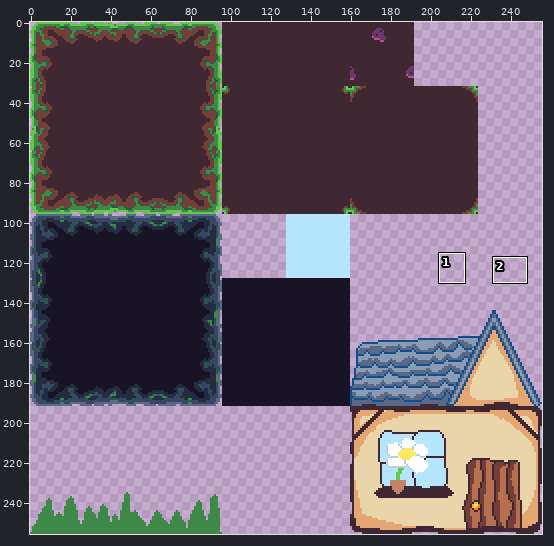
Pixel-art file -- assets/enerjim/tileset.aseprite. Above, an overview of the earlier version with the close-up marked.
Close-up. Old version:
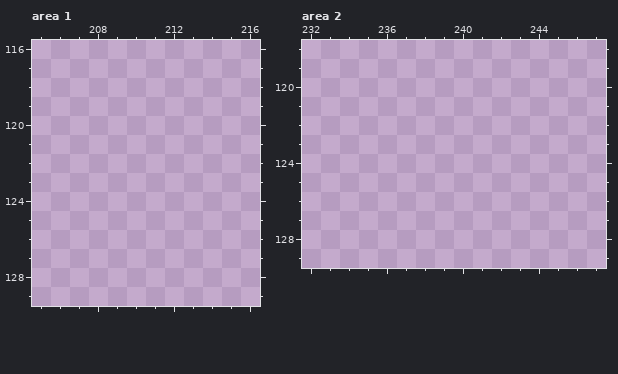
256x256 pixels, 1 frame. Shown: area 1: x 205..216, y 116..129; area 2: x 232..247, y 118..129. The commit also changed other parts of the picture, which this record leaves out.
Once edited:
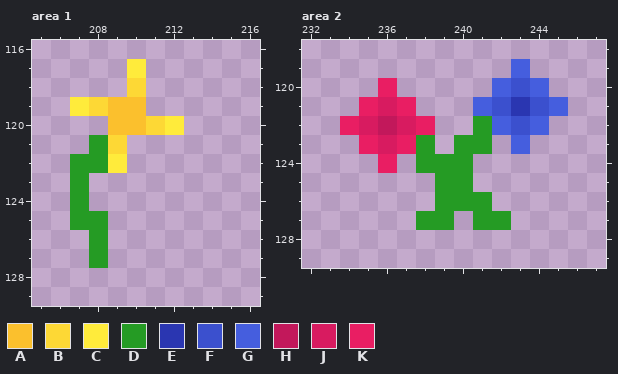
Palette (. is transparent): A #fbc02d  B #fdd835  C #ffeb3b  D #259b24  E #2a36b1  F #3b50ce  G #455ede  H #c2185b  J #d81b60  K #e91e63
Difference:
--- area 1
@@ x 205..216 @@
 116 ............
-117 ............
-118 ............
-119 ............
-120 ............
-121 ............
-122 ............
-123 ............
-124 ............
-125 ............
-126 ............
-127 ............
+117 .....C......
+118 .....B......
+119 ..CBAA......
+120 ....AABC....
+121 ...DB.......
+122 ..DDC.......
+123 ..D.........
+124 ..D.........
+125 ..DD........
+126 ...D........
+127 ...D........
 128 ............
--- area 2
@@ x 232..247 @@
 118 ................
-119 ................
-120 ................
-121 ................
-122 ................
-123 ................
-124 ................
-125 ................
-126 ................
-127 ................
+119 ...........G....
+120 ....K.....GFG...
+121 ...KJK...GFEFG..
+122 ..KJHJK..DGFG...
+123 ...KJKD.DD.G....
+124 ....K.DDD.......
+125 .......DD.......
+126 .......DDD......
+127 ......DD.DD.....
 128 ................
